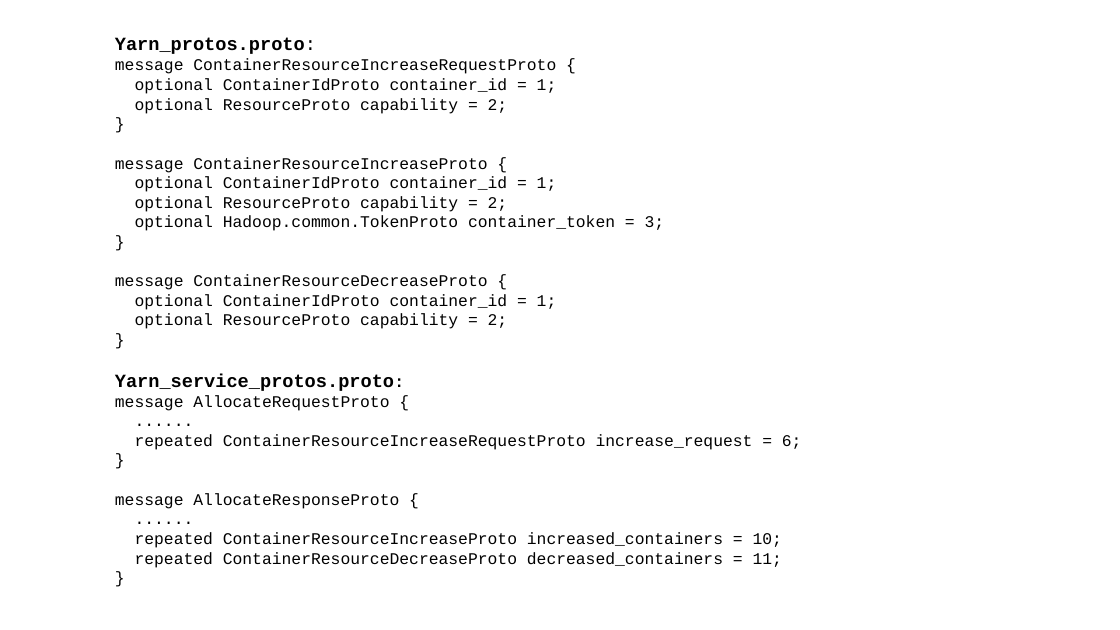
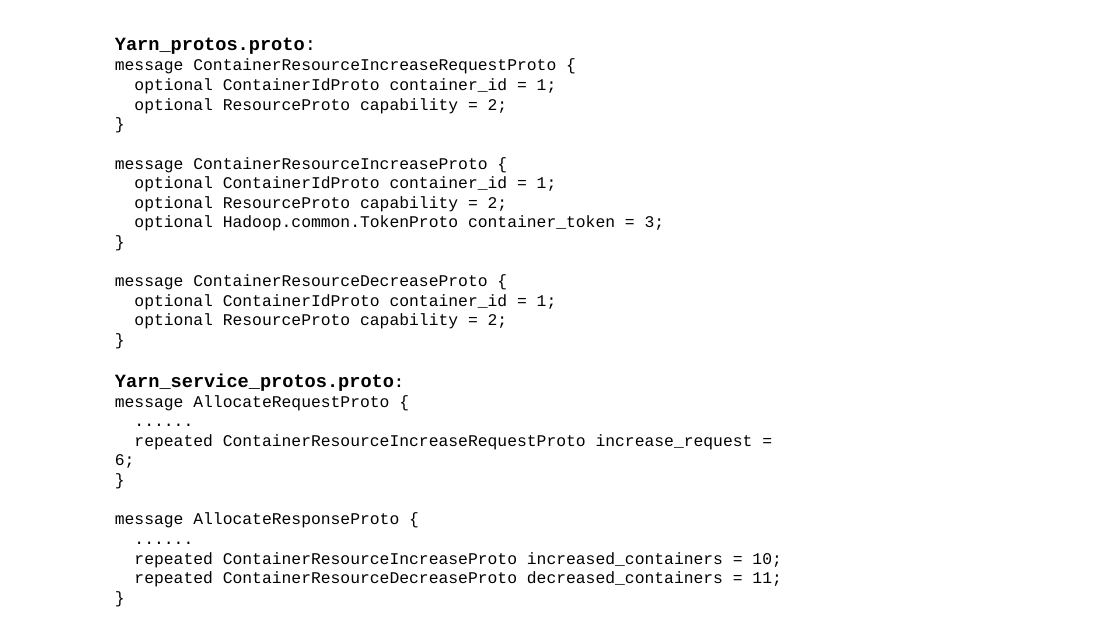
Before and after one commit to huiyi-learning/Dissertation, a slide deck: slide 36 of Diploma paper/Figures.pptx. Drawn at 1120x630 pixels with LibreOffice and Linux fonts; fonts in the diff are those of the drawing. Boxes give left, top, right and bottom in pixels: in the first picture for what was removed or moved away, otherwise in the second. Text is boxed around its words. In the diff, an @@ line names an element or a change of style, - is before the commit and + after.

```diff
--- a/Diploma paper/Figures.pptx
+++ b/Diploma paper/Figures.pptx
@@ text "Yarn_protos.proto:" rewrapped from [115,37,802,568] to [115,37,781,587] @@
```
Also in this commit, not shown: 1 other slide changed, 3 slides added, 3 slides removed, 3 other files.
